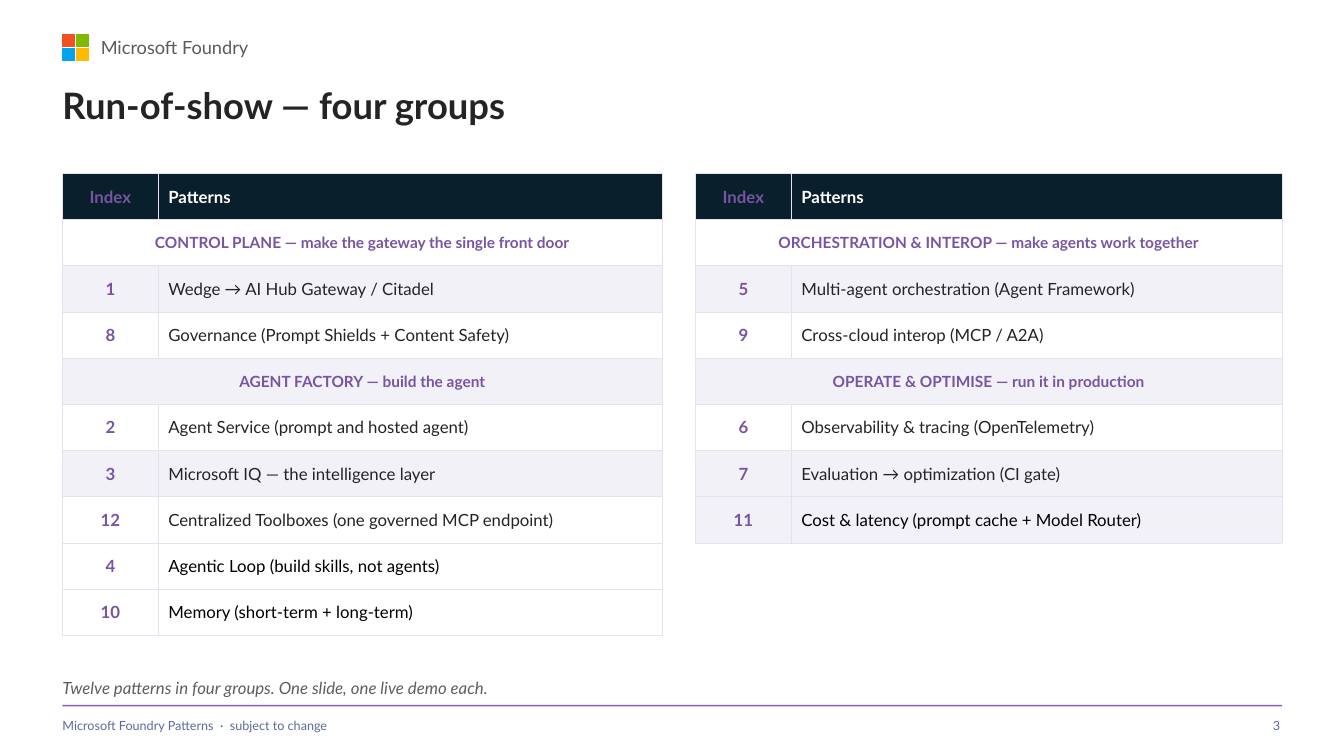
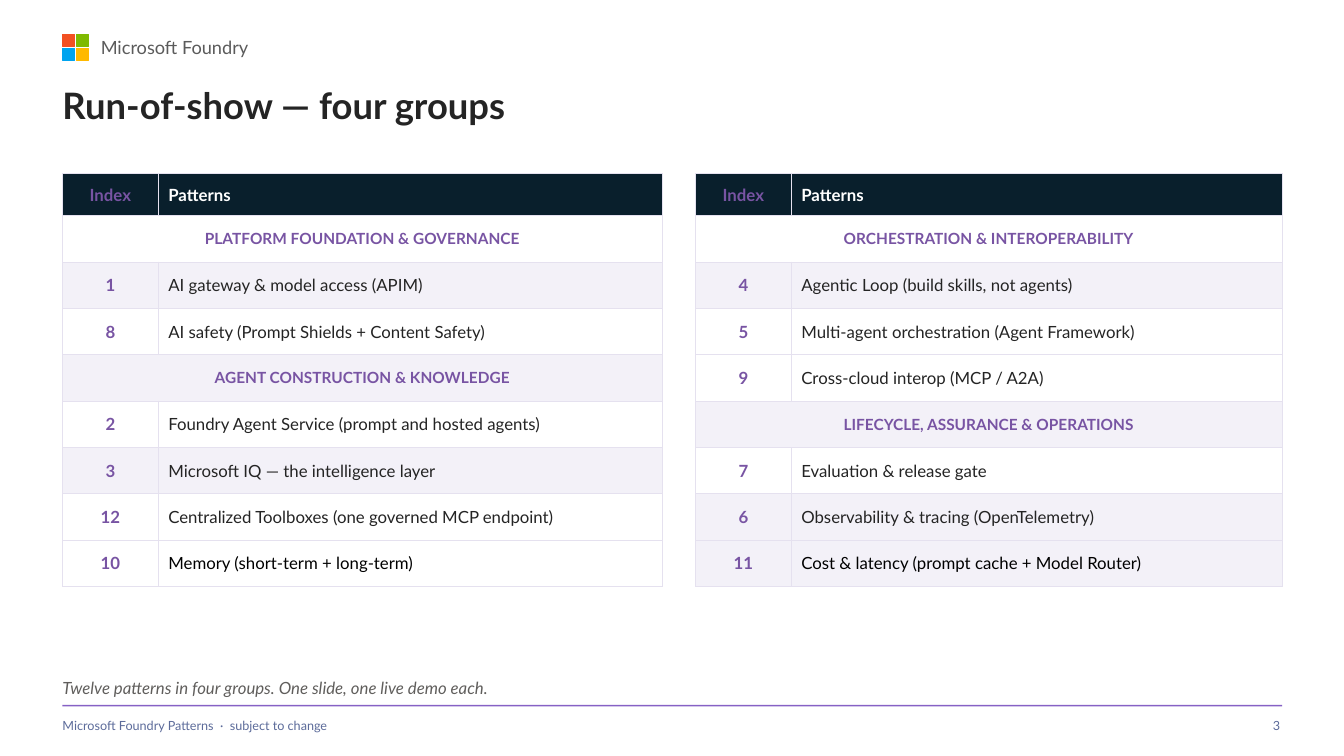
Before and after one commit to SridharArrabelly/foundry-pattern-library, a slide deck: slide 3 of foundry-patterns.pptx. Drawn at 1344x756 pixels with LibreOffice and Linux fonts; fonts in the diff are those of the drawing. Boxes give left, top, right and bottom in pixels: in the first picture for what was removed or moved away, otherwise in the second. Text is boxed around its words. In the diff, an @@ line names an element or a change of style, - is before the commit and + after.

```diff
--- a/foundry-patterns.pptx
+++ b/foundry-patterns.pptx
@@ table at (63,173,662,635) @@
-row 2, column 1: CONTROL PLANE — make the gateway the single front door
+row 2, column 1: PLATFORM FOUNDATION & GOVERNANCE
-row 3, column 2: Wedge → AI Hub Gateway / Citadel
+row 3, column 2: AI gateway & model access (APIM)
-row 4, column 2: Governance (Prompt Shields + Content Safety)
+row 4, column 2: AI safety (Prompt Shields + Content Safety)
-row 5, column 1: AGENT FACTORY — build the agent
+row 5, column 1: AGENT CONSTRUCTION & KNOWLEDGE
-row 6, column 2: Agent Service (prompt and hosted agent)
+row 6, column 2: Foundry Agent Service (prompt and hosted agents)
-row 9: 4 | Agentic Loop (build skills, not agents)
@@ table at (696,173,1282,635) @@
-row 2: ORCHESTRATION & INTEROP — make agents work together | 
+row 2: ORCHESTRATION & INTEROPERABILITY | 
+row 3: 4 | Agentic Loop (build skills, not agents)
-row 5: OPERATE & OPTIMISE — run it in production | 
+row 6: LIFECYCLE, ASSURANCE & OPERATIONS | 
+row 7: 7 | Evaluation & release gate
-row 7: 7 | Evaluation → optimization (CI gate)
```
Also in this commit, not shown: 14 other slides changed, 49 other files.
